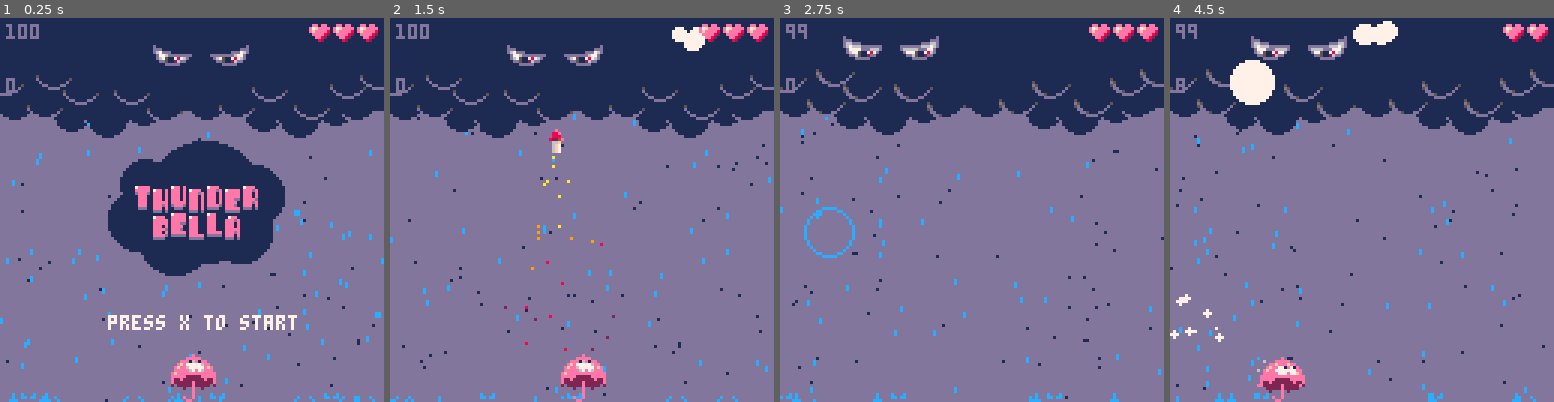
Above: before the commit, frames 1-4 (left to right).
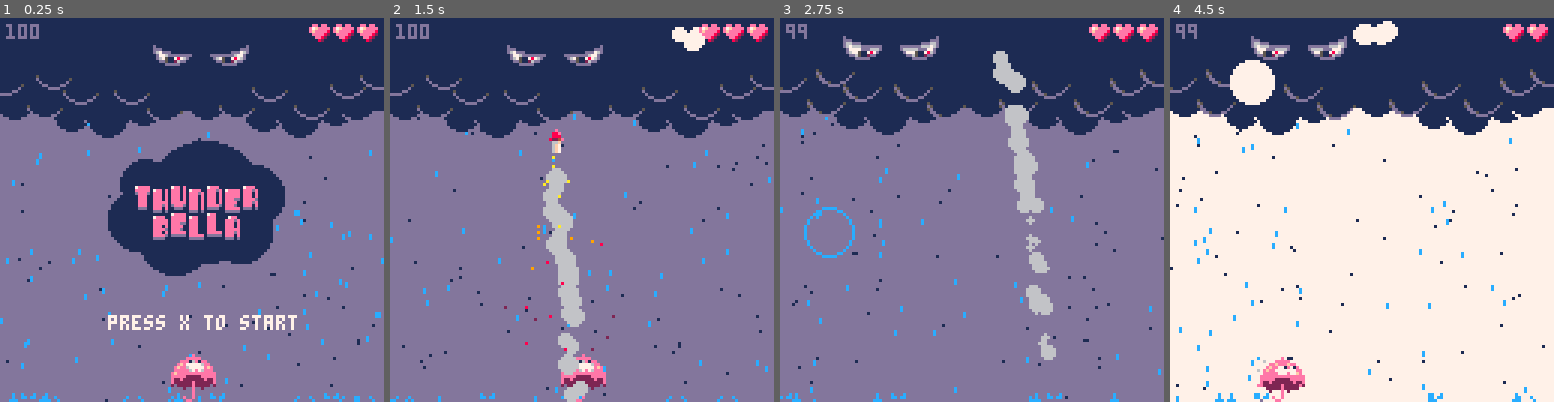
Above: after the commit, the same moments.

Repository: evilpaper/thunderbella
Game: PICO-8 cartridge thunderbella.p8
Same seed, same stepped clock (60 frames per second), same inputs: the game is played once before the commit and once after it.
Inputs:
- Up to frame 1 (0.25 s): no input
- Up to frame 2 (1.5 s): tap X (X key) at 0.33, 1.07 s
- Up to frame 3 (2.75 s): hold Right 1.6-2.1 s; tap X (X key) at 1.85 s; hold Right from 2.47 s (still down)
- Up to frame 4 (4.5 s): tap X (X key) at 2.97, 4.08 s; release Right at 3.03 s; hold Left 3.08-3.58 s; hold Right from 4.02 s (still down)

The runs differ from the first frame. In frame 1, less than 0.1% of the frame differs, in the area x 1-4%, y 15-20%; in frame 2, 2.8%; in frame 3, 2.9%; in frame 4, 71%, in the area x 0-100%, y 15-100%.

Commit message:
Added smoke to rockest and background flash on thunder

Diff:
--- a/thunderbella.p8
+++ b/thunderbella.p8
@@ -7,14 +7,14 @@
 -- sfx
 sfx_rain=0
 sfx_game_on=1
-sfx_game_over=2
+sfx_game_over=9
 sfx_p_stun=3
 sfx_p_recover=4
 sfx_p_knocked_down=5
 sfx_thunder=6
 sfx_bounce=7
 sfx_fireworks=8
-sfx_rocket=9
+sfx_rocket=2
 sfx_create_treat=10
 sfx_eat_treat=11
 sfx_extra_life=12
@@ -72,6 +72,8 @@
  rain_bg = {}
  rockets = {}
  splashes = {}
+ smoke={}
+ thunder=0
  thunderbolts = {}
  treats = {}
  wind = {
@@ -342,6 +344,22 @@
  end
 end
 
+function create_smoke(x,y)
+ for i=1,1 do
+   local smoke_particle = {
+     x=x+rnd(4),
+     y=y+16,
+     dx=0.2,
+     dy=0.3+rnd(0.7),
+     r=2+rnd(2),
+     age=0,
+     maxage=50,
+     col=6
+   }
+   add(smoke, smoke_particle)
+ end
+end
+
 function create_rain_in_background()
  for i=1,256 do
   add(rain_bg, {
@@ -413,7 +431,6 @@
  }
  if t%2 == 0 then thunderbolt.dx=-thunderbolt.dx end
  add(thunderbolts,thunderbolt)
- sfx(sfx_thunder)
 end
 
 function create_treat(x,y,quantity)
@@ -432,6 +449,11 @@
 end
 
 function shoot_thunderbolt()
+ -- if (thunder) and time_since_last_thunderbolt>8 then thunder=false end
+
+ thunder=thunder-1
+ if (thunder<0) then thunder=0 end
+
  if boss.lives < 90 then
    max_number_of_thunderbolts=3
    time_to_next_thunderbolt=100
@@ -458,6 +480,8 @@
     local age = 0
     local radius = 8
     create_thunderbolt(x,y, dx, dy, age, radius)
+    thunder=8
+    sfx(sfx_thunder)
     time_since_last_thunderbolt=0
  end
  time_since_last_thunderbolt+=1
@@ -551,7 +575,7 @@
     or g.x > 128
     or g.x < 0
     then
-    del(glows,g)
+     del(glows,g)
    else
     if g.age>=0 then
      g.x+=g.dx
@@ -562,11 +586,31 @@
   end
 end
 
+function update_smoke()
+ for s in all(smoke) do
+  if s.age >= s.maxage
+    or s.y > 128
+    or s.y < 0
+    or s.x > 128
+    or s.x < 0
+  then
+     del(smoke,s)
+  else
+    if s.age>=0 then
+      s.x+=s.dx
+      s.y+=s.dy
+    end
+    s.age+=1
+  end
+ end
+end
+
 function update_rockets()
  for r in all(rockets) do
   r.dy+=r.ddy
   r.x+=wind.dx*0.4
   r.y+=r.dy
+  create_smoke(r.x,r.y)
   add(r.fire,{x=r.x+3,y=r.y+9})
   srand(p.f)
   for i=1,count(r.fire) do
@@ -854,6 +898,7 @@
  update_thunderbolts()
  update_puffts()
  update_glows()
+ update_smoke()
  update_splash()
  update_rockets()
  update_fireworks()
@@ -909,6 +954,22 @@
  agemult=1-(agemult*agemult)
  agemult=mid(0,agemult,1)
  circfill(g.x,g.y,g.r*agemult,g.col)
+end
+
+function draw_smoke()
+ for s in all(smoke) do
+  if s.age>=0 then
+    draw_smoke_particle(s)
+  end
+ end
+end
+
+function draw_smoke_particle(s)
+ local agemult=1
+ agemult=(s.age-5)/s.maxage
+ agemult=1-(agemult*agemult)
+ agemult=mid(0,agemult,1)
+ circfill(s.x,s.y,s.r*agemult,s.col)
 end
 
 function draw_fireworks()
@@ -1070,7 +1131,7 @@
 function draw_cloud_lives()
   -- print(boss.lives,3,3,2)
   print(boss.lives,2,2,13)
-  print(#glows,2,20,13)
+--  print(#glows,2,20,13)
 end
 
 function shake_screen()
@@ -1099,7 +1160,11 @@
 end
 
 function _draw()
- rectfill(0,0,128,128,13)
+ if (thunder>0) then
+  rectfill(0,0,128,128,7)
+ else
+  rectfill(0,0,128,128,13)
+ end
  draw_background_rain()
  draw_foreground_rain()
  scene.drawing()
@@ -1109,6 +1174,7 @@
  draw_splash()
  draw_player()
  draw_glows()
+ draw_smoke()
  draw_rockets()
  draw_fireworks()
  draw_lives()
Not shown, changed: the sound effects (__sfx__) section of thunderbella.p8
